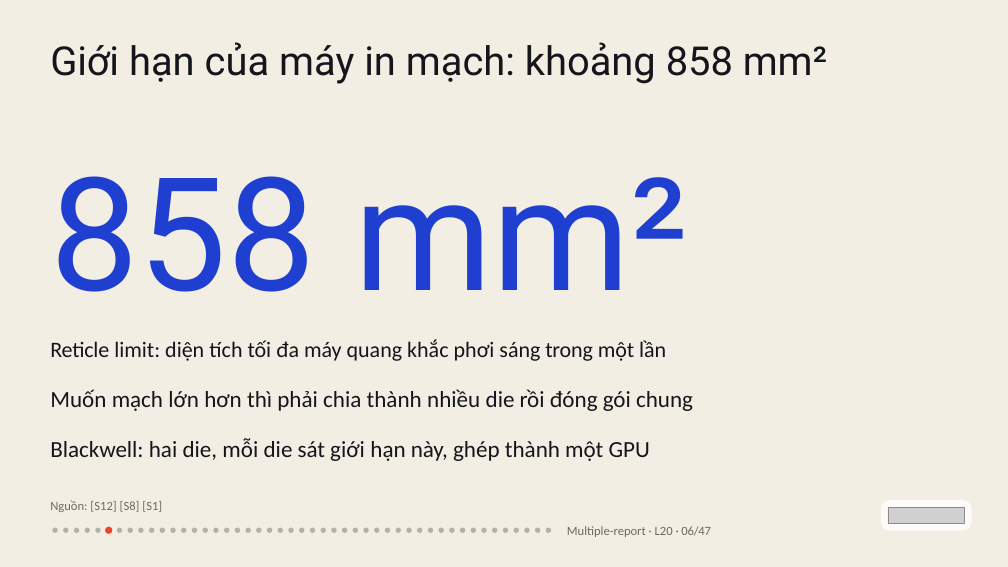
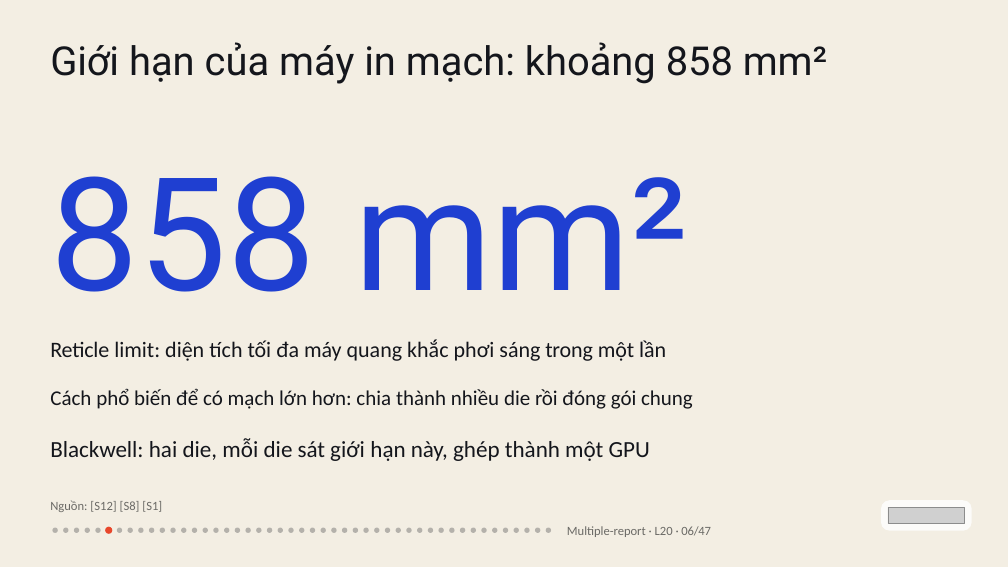
Before and after one commit to vohoailinh90/Multiple-report, a slide deck: slide 6 of lessons/L20/L20.pptx. Drawn at 1008x567 pixels with LibreOffice and Linux fonts; fonts in the diff are those of the drawing; grey boxes stand for pictures. Boxes give left, top, right and bottom in pixels: in the first picture for what was removed or moved away, otherwise in the second. Text is boxed around its words. In the diff, an @@ line names an element or a change of style, - is before the commit and + after.

```diff
--- a/lessons/L20/L20.pptx
+++ b/lessons/L20/L20.pptx
@@ text at (x1=50, y1=388, x2=693, y2=409): text changed; size 33 to 30 pt @@
-Muốn mạch lớn hơn thì phải chia thành nhiều die rồi đóng gói chung
+Cách phổ biến để có mạch lớn hơn: chia thành nhiều die rồi đóng gói chung
```
Also in this commit, not shown: 1 other slide changed, 3 other files.
